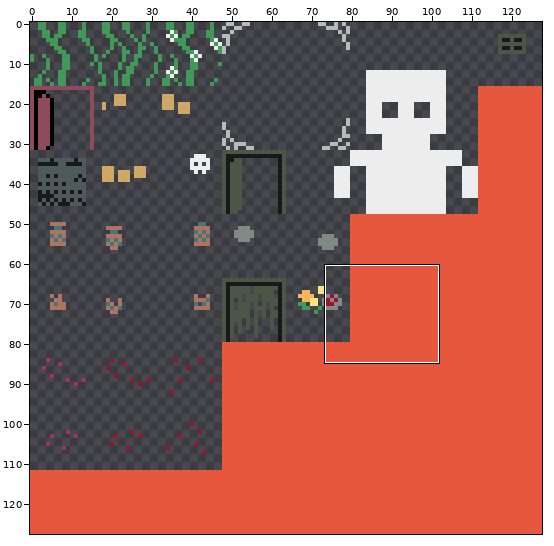
File history of a sprite sheet, assets/sprites/atlases/on_solids.png. Above: a wide view before the commit, with the close-up outlined.
Close-up. Earlier state:
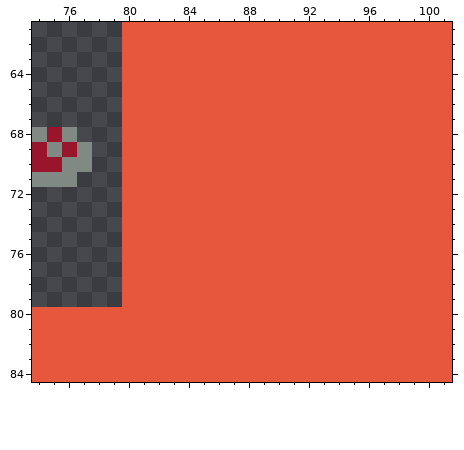
The file is 128x128 pixels. Shown: x 74..101, y 61..84.
And afterwards:
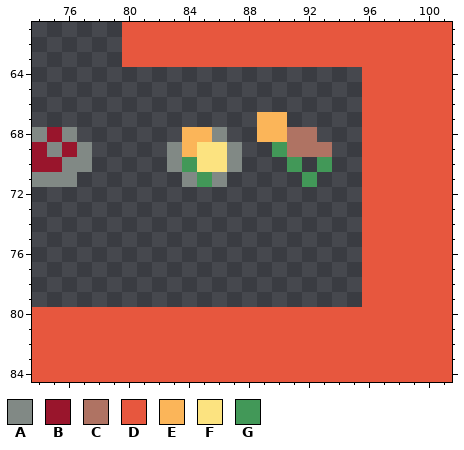
Palette (. is transparent): A #818985  B #99152c  C #af7363  D #e7573e  E #fbb559  F #fce380  G #429858
Changes in this commit:
@@ x 74..101 @@
 63 ......DDDDDDDDDDDDDDDDDDDDDD
-64 ......DDDDDDDDDDDDDDDDDDDDDD
-65 ......DDDDDDDDDDDDDDDDDDDDDD
-66 ......DDDDDDDDDDDDDDDDDDDDDD
-67 ......DDDDDDDDDDDDDDDDDDDDDD
-68 ABA...DDDDDDDDDDDDDDDDDDDDDD
-69 BABA..DDDDDDDDDDDDDDDDDDDDDD
-70 BBAA..DDDDDDDDDDDDDDDDDDDDDD
-71 AAA...DDDDDDDDDDDDDDDDDDDDDD
-72 ......DDDDDDDDDDDDDDDDDDDDDD
-73 ......DDDDDDDDDDDDDDDDDDDDDD
-74 ......DDDDDDDDDDDDDDDDDDDDDD
-75 ......DDDDDDDDDDDDDDDDDDDDDD
-76 ......DDDDDDDDDDDDDDDDDDDDDD
-77 ......DDDDDDDDDDDDDDDDDDDDDD
-78 ......DDDDDDDDDDDDDDDDDDDDDD
-79 ......DDDDDDDDDDDDDDDDDDDDDD
+64 ......................DDDDDD
+65 ......................DDDDDD
+66 ......................DDDDDD
+67 ...............EE.....DDDDDD
+68 ABA.......EEA..EECC...DDDDDD
+69 BABA.....AEFFA..GCCC..DDDDDD
+70 BBAA.....AGFFA...G.G..DDDDDD
+71 AAA.......AGA.....G...DDDDDD
+72 ......................DDDDDD
+73 ......................DDDDDD
+74 ......................DDDDDD
+75 ......................DDDDDD
+76 ......................DDDDDD
+77 ......................DDDDDD
+78 ......................DDDDDD
+79 ......................DDDDDD
 80 DDDDDDDDDDDDDDDDDDDDDDDDDDDD
Boxes around the changes in both close-ups, in picture pixels (x1, y1, x2, y2):
changed: (122, 67, 362, 307)
